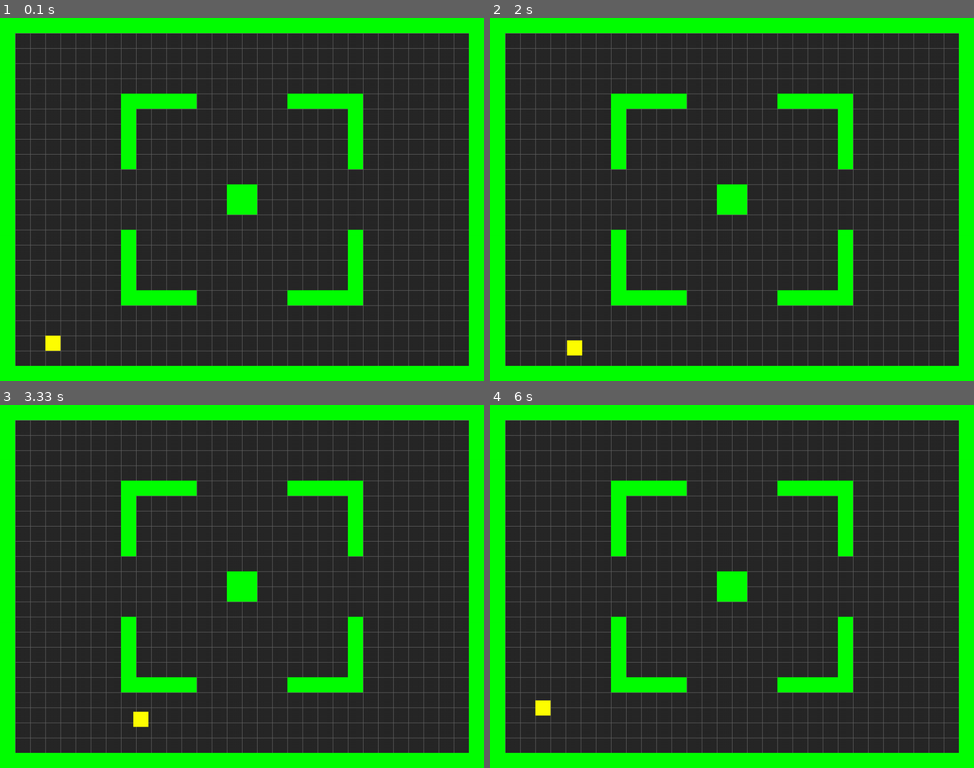
Above: before the commit, frames 1-4 (two rows, left to right).
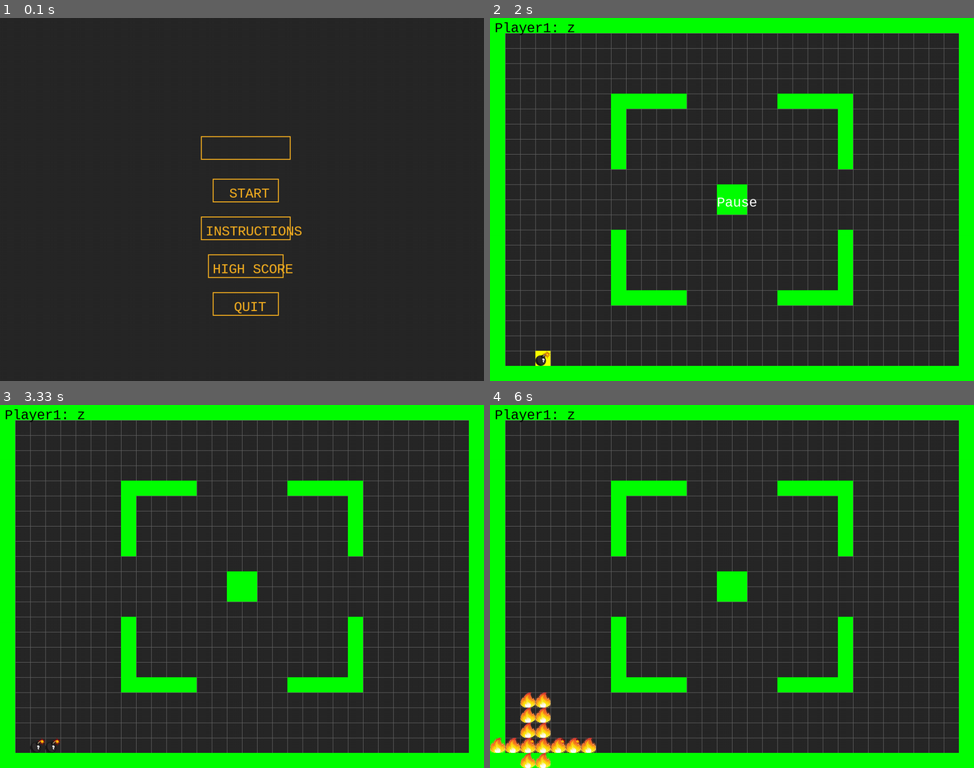
Above: after the commit, the same moments.

Repository: Celeryco/IS2_2018_1
Game: pygame game, started from test-eros/templates/main.py
Same seed, same stepped clock (60 frames per second), same inputs: the game is played once before the commit and once after it.
Inputs (mouse positions are in pixels of both pictures, inside the frame that each line leads up to):
- Up to frame 1 (0.1 s): no input
- Up to frame 2 (2 s): tap Z at 0.33, 1.33, 1.73 s; click (736, 192) at 0.72 s, where only the run after the commit has a clickable "START"; tap S at 1 s; hold P from 1.67 s (still down); hold Right from 1.67 s (still down)
- Up to frame 3 (3.33 s): tap Z at 2.03, 2.23, 2.53, 2.73, 3.03, 3.23 s; release P at 2.13 s; release Right at 2.13 s; hold P 2.17-2.63 s; hold Right 2.67-3.13 s; hold Up from 3.17 s (still down)
- Up to frame 4 (6 s): release Up at 3.47 s; tap S at 4 s; hold Left 4.33-4.87 s; tap Z at 4.4, 4.7, 4.97, 5.3, 5.6, 5.73 s; hold Down 4.9-5.2 s; hold Left 5.23-5.63 s; hold Up from 5.67 s (still down)

The runs differ from the first frame. In frame 1, 27% of the frame differs, in the area x 0-100%, y 0-100%; in frame 2, 0.5%; in frame 3, 0.3%; in frame 4, 1.7%.

Commit message:
90% sprint 4 completado, falta agregar sprites

Diff:
--- a/test-eros/data/main.py
+++ b/test-eros/data/main.py
@@ -17,5 +17,6 @@
     state_dict = {"MAIN_MENU" : main_menu.MainMenu(),
                   "INSTRUCTIONS"  : instructions_menu.InstructionsMenu(),
                   }
+
     run_it.setup_states(state_dict, "MAIN_MENU")
     run_it.main()
--- a/test-eros/templates/main.py
+++ b/test-eros/templates/main.py
@@ -6,13 +6,29 @@
 from tilemap import *
 
 class Game:
-    def __init__(self):
-        pg.init()
+
+
+    def __init__(self, player_name):
         self.screen = pg.display.set_mode((WIDTH, HEIGHT))
         pg.display.set_caption(TITLE)
         self.clock = pg.time.Clock()
         pg.key.set_repeat(500, 100)
         self.load_data()
+        self.bombs = []
+        self.stopped = 0
+        self.stopped_time= 0
+        self.player_name = player_name
+
+        self.play_music()
+
+    def play_music(self):
+        pg.mixer.music.load('../resources/music/battle.wav')
+        pg.mixer.music.set_volume(.2)
+        pg.mixer.music.play(-1)
+
+        # self.music = pg.mixer.Sound('../resources/music/battle.wav')
+        # self.music.set_volume(.2)
+        # self.music.play(-1)
 
     def load_data(self):
         game_folder = path.dirname(__file__)
@@ -32,11 +48,13 @@
     def run(self):
         # game loop - set self.playing = False to end the game
         self.playing = True
+        self.dt = self.clock.tick(FPS) / 200
+
         while self.playing:
-            self.dt = self.clock.tick(FPS) / 1000
             self.events()
             self.update()
             self.draw()
+
 
     def quit(self):
         pg.quit()
@@ -53,10 +71,21 @@
             pg.draw.line(self.screen, LIGHTGREY, (0, y), (WIDTH, y))
 
     def draw(self):
+
         self.screen.fill(BGCOLOR)
         self.draw_grid()
         self.all_sprites.draw(self.screen)
+        if self.stopped:
+            pause_text = pg.font.SysFont('Consolas', 32).render('Pause', True, pg.color.Color('White'))
+            self.screen.blit(pause_text, (480, 374))
+        else:
+            self.track_bombs()
+
+        button_text = pg.font.SysFont('Consolas', 32).render("Player1: " + self.player_name, True, (0, 0, 0))
+        self.screen.blit(button_text, (10, 5))
+
         pg.display.flip()
+
 
     def events(self):
         # catch all events here
@@ -67,16 +96,174 @@
                 if event.key == pg.K_ESCAPE:
                     self.quit()
 
+                if event.key == pg.K_z and not self.stopped:
+                    bomb = Bomb(self, self.player.rect.x, self.player.rect.y)
+                    self.bombs.append(bomb)
+
+                if event.key == pg.K_p:
+                    self.stopped = not self.stopped
+                    self.player.pause(self.stopped)
+                    if self.stopped:
+                        self.stopped_time = pg.time.get_ticks()
+                    else:
+                        self.update_bombs_start()
+
+
+    def track_bombs(self):
+        for bomb in self.bombs:
+            bomb.track()
+
+    def update_bombs_start(self):
+        for bomb in self.bombs:
+            bomb.start = pg.time.get_ticks() - (self.stopped_time  - bomb.start)
+
     def show_start_screen(self):
         pass
 
     def show_go_screen(self):
         pass
 
+
+class Menu:
+
+
+    def __init__(self):
+        self.screen = pg.display.set_mode((WIDTH, HEIGHT))
+        pg.display.set_caption(TITLE_MENU)
+        self.clock = pg.time.Clock()
+        self.play_music()
+        self.load_buttons()
+
+
+    def load_buttons(self):
+        self.button_start = Button(self.screen, "START", 450, 340, 140, 50, 35, 15, 2)
+        self.button_instructions = Button(self.screen, "INSTRUCTIONS", 425, 420, 190, 50, 10, 15, 2)
+        self.button_high_score = Button(self.screen, "HIGH SCORE", 440, 500, 160, 50, 10, 15, 2)
+        self.button_quit = Button(self.screen, "QUIT", 450, 580, 140, 50, 45, 15, 2)
+        self.input = Input(self.screen, "", 425, 250, 190, 50, 20, 15, 2, 11)
+
+    def play_music(self):
+        pg.mixer.music.load('../resources/music/menu.wav')
+        pg.mixer.music.set_volume(.2)
+        pg.mixer.music.play(-1)
+
+    def run(self):
+        self.draw()
+        self.events()
+
+    def events(self):
+        for event in pg.event.get():
+            if event.type == pg.QUIT:
+                sys.exit()
+
+
+            if event.type == pg.KEYDOWN:
+                if event.key == pg.K_BACKSPACE:
+                    self.input.delete()
+                else:
+                    self.input.add(event.unicode)
+
+            elif event.type == pg.MOUSEBUTTONDOWN:
+                mouse_position = pg.mouse.get_pos()
+                self.button_start.click(mouse_position, self.start)
+                self.button_instructions.click(mouse_position, self.instructions)
+                self.button_high_score.click(mouse_position, self.high_score)
+                self.button_quit.click(mouse_position, self.quit)
+
+
+    def draw(self):
+        self.screen.fill(BGCOLOR)
+
+        #Draw Button
+        self.button_start.draw()
+        self.button_instructions.draw()
+        self.button_high_score.draw()
+        self.button_quit.draw()
+        self.input.draw()
+
+
+        pg.display.flip()
+
+
+    def start(self):
+        player_name = self.input.text
+        g = Game(player_name)
+        g.new()
+        g.run()
+
+    def quit(self):
+        pg.quit()
+        sys.exit()
+
+    def high_score(self):
+        pass
+
+    def instructions(self):
+        pass
+
+
+class Button():
+
+    def __init__(self, screen, text, x, y, width, height, padding_x, padding_y, border):
+        self.screen = screen
+        self.text = text
+        self.x = x
+        self.y = y
+        self.width = width
+        self.height = height
+        self.padding_x = padding_x
+        self.padding_y = padding_y
+        self.border = border
+
+    def draw(self):
+        self.rect = pg.draw.rect(self.screen, (247, 177, 33),(self.x, self.y, self.width, self.height), self.border)
+        self.button_text = pg.font.SysFont('Consolas', 32).render(self.text, True, (247, 177, 33))
+        self.screen.blit(self.button_text, (self.x + self.padding_x, self.y + self.padding_y))
+
+    def click(self, mouse_position, function):
+        if self.rect.collidepoint(mouse_position):
+            function()
+
+
+class Input():
+
+    def __init__(self, screen, text, x, y, width, height, padding_x, padding_y, border, limit):
+        self.screen = screen
+        self.text = text
+        self.x = x
+        self.y = y
+        self.width = width
+        self.height = height
+        self.padding_x = padding_x
+        self.padding_y = padding_y
+        self.border = border
+        self.limit = limit
+
+    def draw(self):
+        self.rect = pg.draw.rect(self.screen, (247, 177, 33),(self.x, self.y, self.width, self.height), self.border)
+        self.button_text = pg.font.SysFont('Consolas', 32).render(self.text, True, (247, 177, 33))
+        self.screen.blit(self.button_text, (self.x + self.padding_x, self.y + self.padding_y))
+
+
+    def add(self, character):
+        if len(self.text) <= self.limit:
+            self.text = self.text + character
+
+
+    def delete(self):
+        self.text = self.text[:-1]
+
+
 # create the game object
-g = Game()
-g.show_start_screen()
+# g = Game()
+# g.new()
+
+pg.init()
+m = Menu()
+
 while True:
-    g.new()
-    g.run()
-    g.show_go_screen()
+    m.run()
+
+
+    # g.run()
+    # g.show_go_screen()
--- a/test-eros/templates/settings.py
+++ b/test-eros/templates/settings.py
@@ -12,6 +12,7 @@
 HEIGHT = 768  # 16 * 48 or 32 * 24 or 64 * 12
 FPS = 60
 TITLE = "Tilemap Demo"
+TITLE_MENU = "Menu"
 BGCOLOR = DARKGREY
 
 TILESIZE = 32
--- a/test-eros/templates/sprites.py
+++ b/test-eros/templates/sprites.py
@@ -1,5 +1,6 @@
 import pygame as pg
 from settings import *
+
 
 class Player(pg.sprite.Sprite):
     def __init__(self, game, x, y):
@@ -12,8 +13,16 @@
         self.vx, self.vy = 0, 0
         self.x = x * TILESIZE
         self.y = y * TILESIZE
+        self.state = 0
+
+    def pause(self, state):
+        self.state = state
+        self.vx = 0
+        self.vy = 0
 
     def get_keys(self):
+        if self.state : return
+
         self.vx, self.vy = 0, 0
         keys = pg.key.get_pressed()
         if keys[pg.K_LEFT] or keys[pg.K_a]:
@@ -55,6 +64,51 @@
                 self.rect.y = self.y
 
 
+class Bomb(pg.sprite.Sprite):
+    def __init__(self, game, x, y):
+        self.groups = game.all_sprites, game.walls
+        pg.sprite.Sprite.__init__(self, self.groups)
+        self.game = game
+        self.image = pg.image.load("../resources/images/bomb.png")
+        self.rect = self.image.get_rect()
+        self.rect.x = round(x / TILESIZE) * TILESIZE
+        self.rect.y = round(y / TILESIZE) * TILESIZE
+        self.start = pg.time.get_ticks()
+        self.fires = []
+        self.level = 4
+
+    def track(self):
+        if pg.time.get_ticks() - self.start > 3000:
+            self.exploit()
+
+        if pg.time.get_ticks() - self.start > 4000:
+            for fire in self.fires:
+                fire.kill()
+
+    def exploit(self):
+        self.fires.append( Fire(self.game, self.rect.x, self.rect.y) )
+
+
+        for i in range(self.level):
+            self.fires.append( Fire(self.game, self.rect.x, self.rect.y - TILESIZE*i) )
+            self.fires.append( Fire(self.game, self.rect.x - TILESIZE*i, self.rect.y) )
+            self.fires.append( Fire(self.game, self.rect.x + TILESIZE*i, self.rect.y) )
+            self.fires.append( Fire(self.game, self.rect.x, self.rect.y + TILESIZE*i) )
+        self.kill()
+
+
+
+
+class Fire(pg.sprite.Sprite):
+    def __init__(self, game, x, y):
+        self.groups = game.all_sprites, game.walls
+        pg.sprite.Sprite.__init__(self, self.groups)
+        self.game = game
+        self.image = pg.image.load("../resources/images/fire.png")
+        self.rect = self.image.get_rect()
+        self.rect.x = x
+        self.rect.y = y
+
 
 class Wall(pg.sprite.Sprite):
     def __init__(self, game, x, y):
--- /dev/null
+++ b/tilemap.py
@@ -0,0 +1,13 @@
+from settings import *
+
+class Map:
+    def __init__(self, filename):
+        self.data = []
+        with open(filename, 'rt') as f:
+            for line in f:
+                self.data.append(line)
+
+        self.tilewidth = len(self.data[0])
+        self.tileheight = len(self.data)
+        self.width = self.tilewidth * TILESIZE
+        self.height = self.tileheight * TILESIZE
Binary file added: test-eros/resources/images/bomb.png
Binary file added: test-eros/resources/images/fire.png
Renamed: requirements.txt -> test-eros/templates/requirements.txt
Not shown, added: test-eros/resources/music/battle.wav
Not shown, changed: test-eros/resources/music/bensound-extremeaction.mp3
Not shown, removed: test-eros/resources/music/bensound-happyrock.mp3
Not shown, added: test-eros/resources/music/menu.wav
